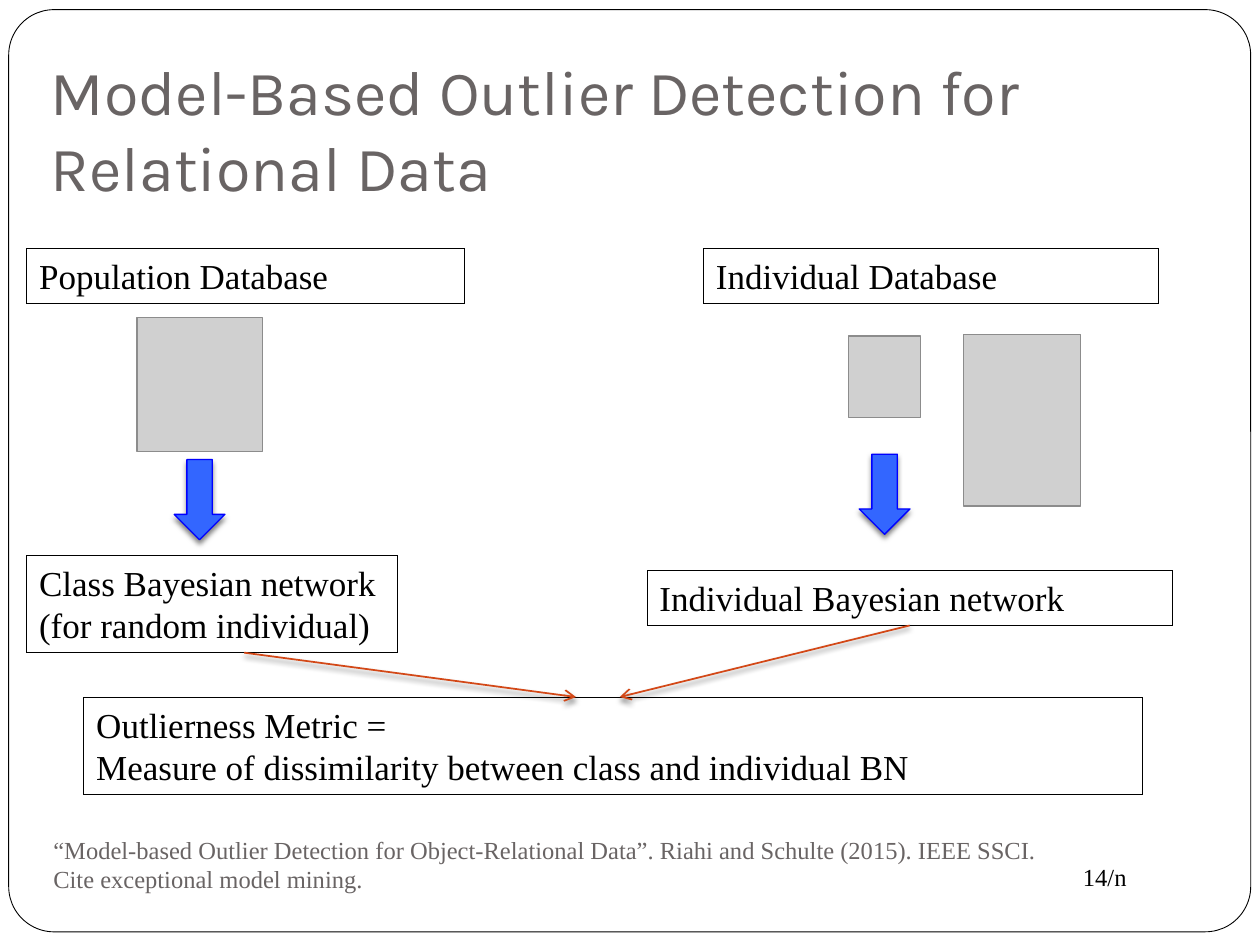
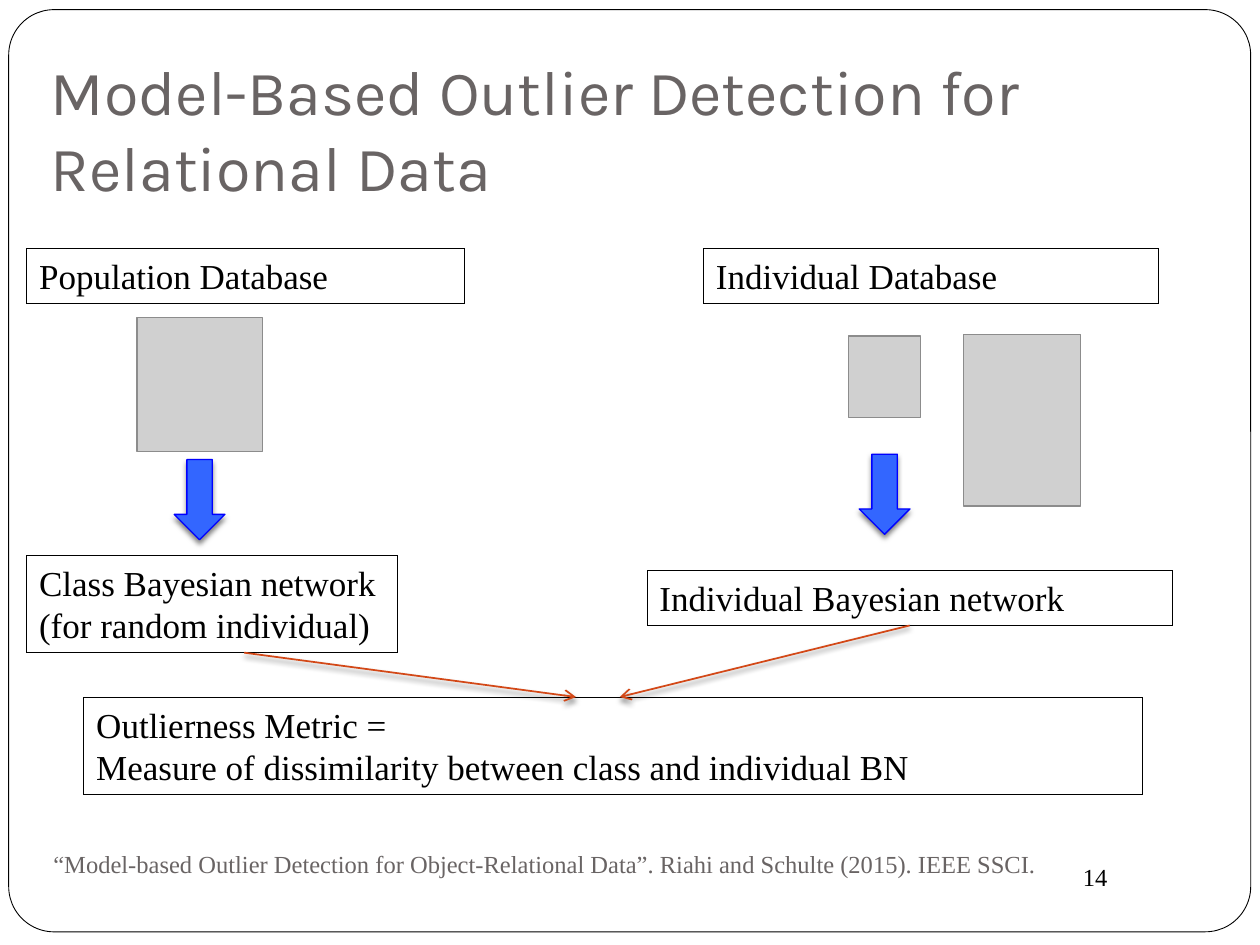
Before and after one commit to oschulte/srl-tutorial-slides, a slide deck: slide 14 of ch6-anomaly.pptx. Drawn at 1260x945 pixels with LibreOffice and Linux fonts; fonts in the diff are those of the drawing; grey boxes stand for pictures. Boxes give left, top, right and bottom in pixels: in the first picture for what was removed or moved away, otherwise in the second. Text is boxed around its words. In the diff, an @@ line names an element or a change of style, - is before the commit and + after.

```diff
--- a/ch6-anomaly.pptx
+++ b/ch6-anomaly.pptx
@@ text at box(53, 856, 1035, 878): text changed @@
-“Model-based Outlier Detection for Object-Relational Data”. Riahi and Schulte (2015). IEEE SSCI.
-Cite exceptional model mining.
+“Model-based Outlier Detection for Object-Relational Data”. Riahi and Schulte (2015). IEEE SSCI.
@@ page number at box(1083, 870, 1108, 886): text changed @@
-14/n
+14
```
Also in this commit, not shown: 18 other slides changed, 2 slides removed, 6 other files.
